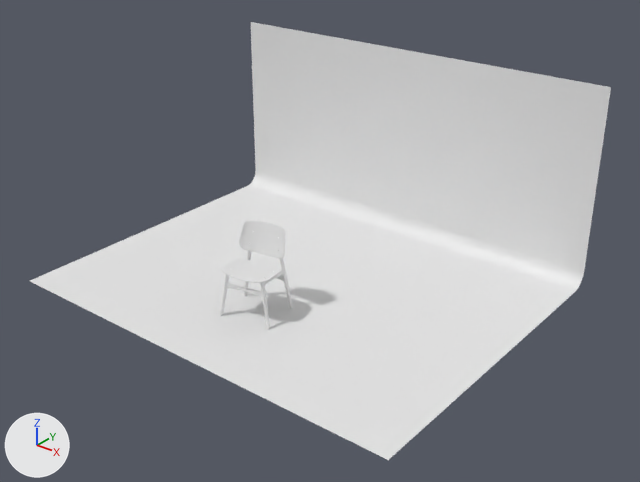
One commit to the Blender file Chair/Chair.blend: the scene before it, then after it.
Both versions are drawn from a 50 mm camera at (5.58, -5.16, 4.11) aimed at (1.0, 0.57, 0.55). The axes (+X, +Y, +Z) are drawn at lower left. The lights are the same throughout.

In view in the first picture: 'ChairSoborg_Back', 'ChairSoborg_Base', 'ChairSoborg_Seat', 'Plane'.
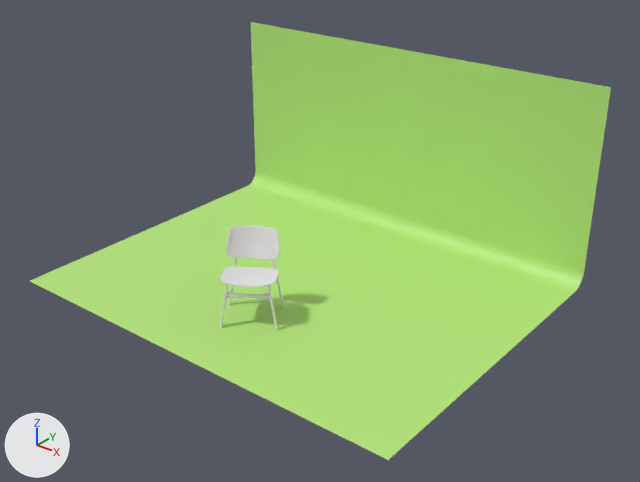
Patch to the scene script:
```diff
--- a/Chair/Chair.blend.py
+++ b/Chair/Chair.blend.py
@@ mat_material @@
+mat_material = principled_material('Material')
+mat_material.base_color = (0.475, 0.8, 0.2)  # green #b7e77c
@@ me_plane_004 @@
 me_plane_004.from_pydata(...)  # 6 vertices, 2 faces; spans x -1.0..1.0, y -1.0..1.0, z 0.0..1.2
+me_plane_004.materials.append(mat_material)  # green #b7e77c
@@ ob_chairsoborg_base @@
 ob_chairsoborg_base.location = (1.0, 0.0, 0.0)
-ob_chairsoborg_base.rotation_euler = (-0.163, 0.0, 1.75)  # degrees (-9.3, 0, 100)
+ob_chairsoborg_base.rotation_euler = (-0.163, 0.0, 2.143)  # degrees (-9.3, 0, 123)
 _m = ob_chairsoborg_base.modifiers.new('Mirror.001', 'MIRROR')
```

What differs and where, as boxes (x1, y1, x2, y2) in the pictures (640 x 482 px):
'Plane', recoloured (white to green)
    both: (30, 22, 611, 460)
'ChairSoborg_Back', turned
    before: (239, 220, 286, 259)
    after: (226, 225, 280, 259)
'ChairSoborg_Seat', turned
    before: (221, 258, 282, 283)
    after: (220, 267, 279, 287)
'ChairSoborg_Base', turned
    before: (220, 251, 293, 329)
    after: (220, 257, 284, 331)
'ChairSoborg_SlatFront', turned
    before: (226, 282, 262, 297)
    after: (226, 292, 270, 300)
'ChairSoborg_SlatBack', turned (not visible afterwards)
    before: (277, 275, 284, 281)
